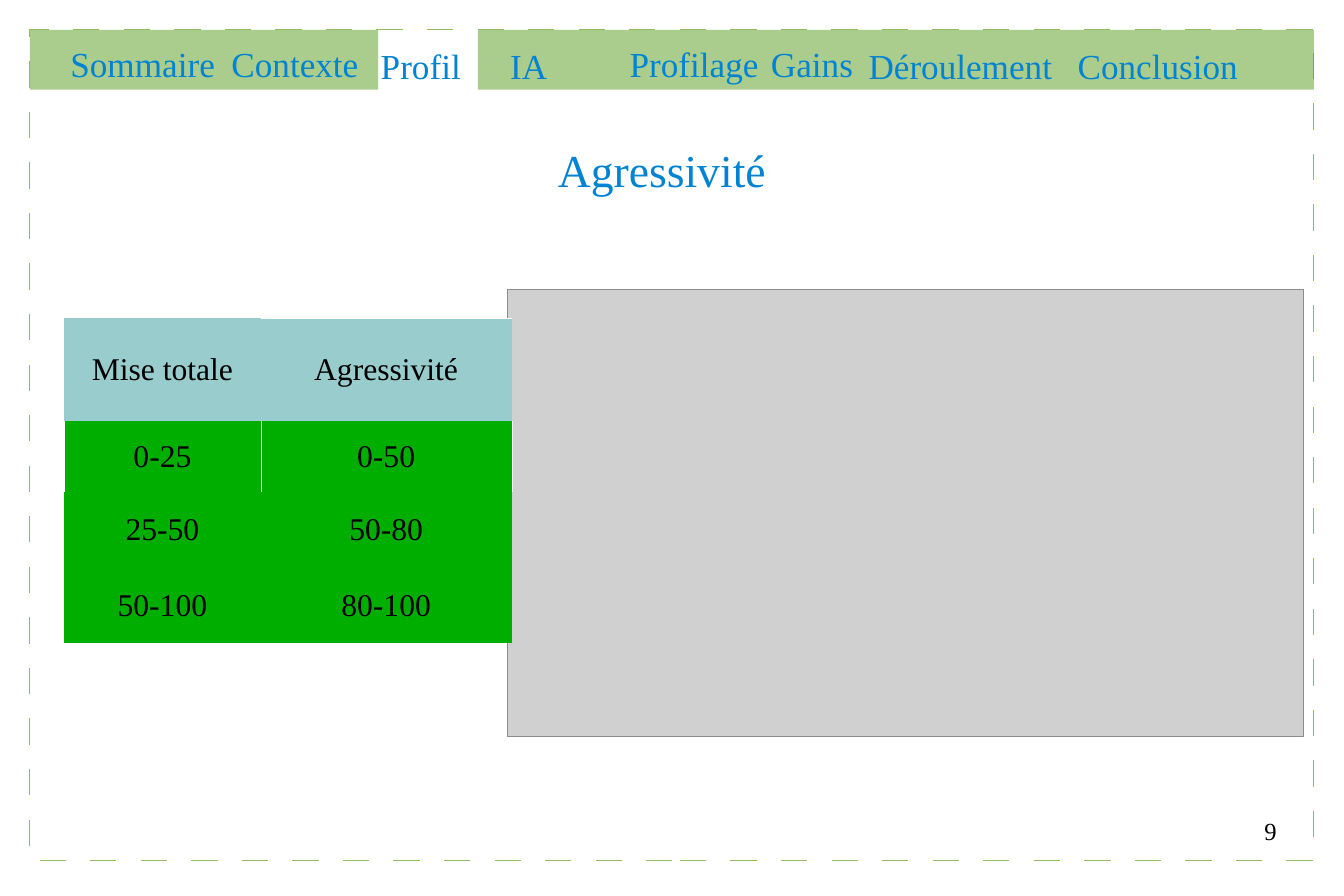
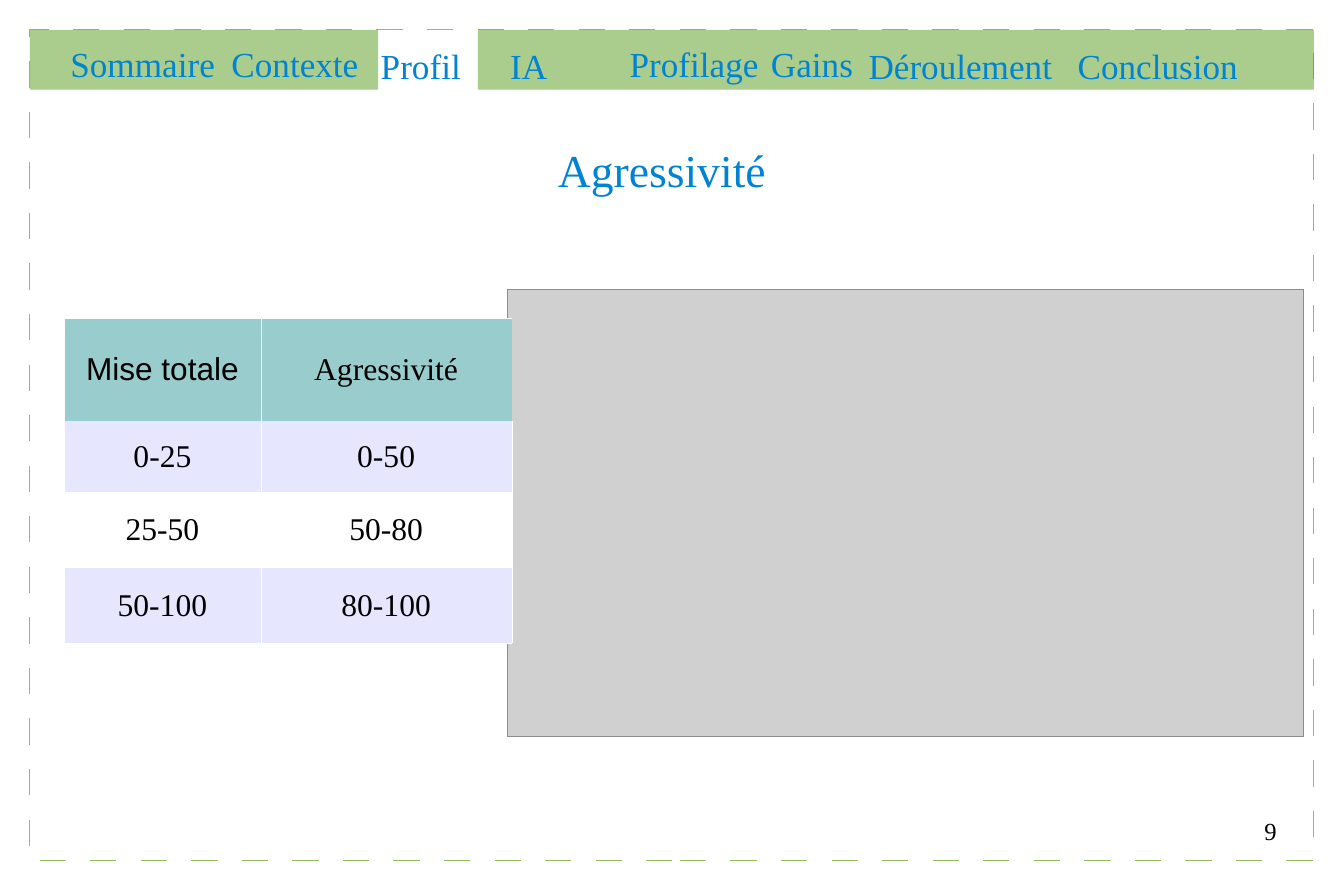
Before and after one commit to Gouga34/TERM1_Poker, a slide deck: slide 9 of Soutenance/presentation.odp. Drawn at 1344x896 pixels with LibreOffice and Linux fonts; fonts in the diff are those of the drawing; grey boxes stand for pictures. Boxes give left, top, right and bottom in pixels: in the first picture for what was removed or moved away, otherwise in the second. Text is boxed around its words. In the diff, an @@ line names an element or a change of style, - is before the commit and + after.

```diff
--- a/Soutenance/presentation.odp
+++ b/Soutenance/presentation.odp
@@ table at [64, 319, 512, 644] @@
@@ fill #00AE00 to #E6E6FF in 4 cells @@
@@ fill #00AE00 to #FFFFFF in row 3 @@
@@ font Times New Roman to Arial in "Mise totale" @@
@@ borders changed @@
```
Also in this commit, not shown: 8 other slides changed, 1 slide added, 2 other files.
